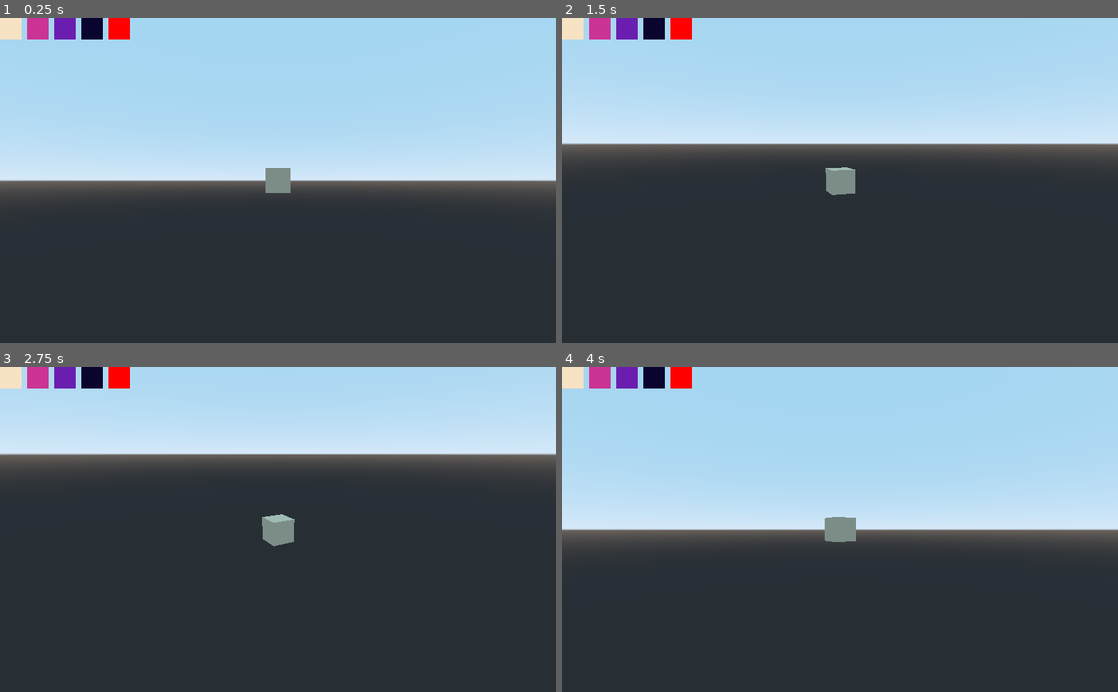
Above: before the commit, frames 1-4 (two rows, left to right).
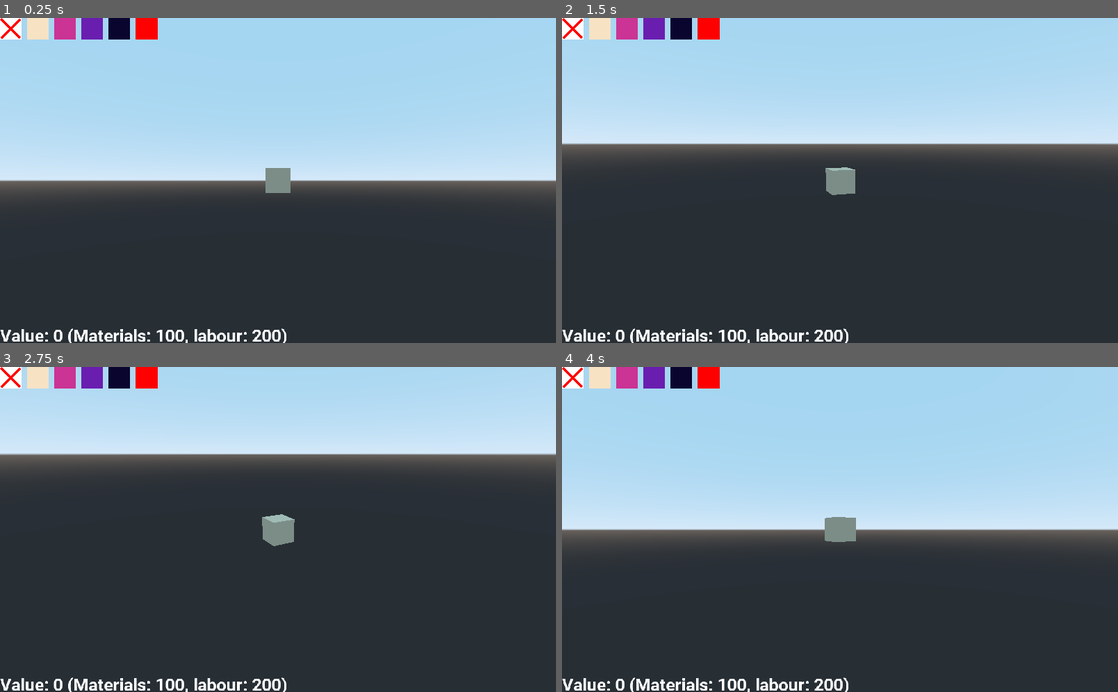
Above: after the commit, the same moments.

Repository: deengames-prototypes/3d-game
Game: Godot game, scene res://CoreGame.tscn
The game is run twice, just before and just after one commit, with the same random seed, the same clock (stepped at 60 frames per second) and the same inputs.
Inputs (mouse positions are in pixels of both pictures, inside the frame that each line leads up to):
- Up to frame 1 (0.25 s): no input
- Up to frame 2 (1.5 s): tap Enter at 0.5 s; move the mouse to (573, 27) at 0.52 s; hold Right (ui_right) 0.53-1.28 s; click (573, 27) at 0.67 s; tap Space at 1.25 s; move the mouse to (600, 27) at 1.27 s; hold Down (ui_down) from 1.28 s (still down); click (600, 27) at 1.42 s
- Up to frame 3 (2.75 s): tap Enter at 2 s; move the mouse to (66, 376) at 2.02 s; release Down (ui_down) at 2.03 s; hold Right (ui_right) from 2.03 s (still down); click (66, 376) at 2.17 s
- Up to frame 4 (4 s): tap Space at 2.75 s; move the mouse to (656, 376) at 2.77 s; release Right (ui_right) at 2.78 s; hold Up (ui_up) 2.78-3.53 s; click (656, 376) at 2.92 s; tap Enter at 3.5 s; move the mouse to (678, 376) at 3.52 s; hold Left (ui_left) from 3.53 s (still down); click (678, 376) at 3.67 s

The runs differ from the first frame. In frame 1, 2.5% of the frame differs, in the area x 0-52%, y 0-100%; in frame 2, 2.5%; in frame 3, 2.5%; in frame 4, 2.5%.

Commit message:
Erasing, some refactoring, value label

Diff:
--- a/prototypes/voxel-craft/CoreGame.gd
+++ b/prototypes/voxel-craft/CoreGame.gd
@@ -7,9 +7,6 @@
 func _ready():
 	# Update camera to look at the main/starter block
 	$MeshInstance/Spatial.set_target($MeshInstance)
-
-	var first_color = $CanvasLayer.get_children()[0]
-	$MeshInstance.change_color(first_color.color)
-
-#func _on_color_selected(color):
-#	_block_color = color
+	var first_color = $CanvasLayer.get_children()[1].color
+	$MeshInstance.change_color(first_color)
+	Globals.color = first_color
--- a/prototypes/voxel-craft/CoreGame.tscn
+++ b/prototypes/voxel-craft/CoreGame.tscn
@@ -1,9 +1,14 @@
-[gd_scene load_steps=5 format=2]
+[gd_scene load_steps=7 format=2]
 
 [ext_resource path="res://CoreGame.gd" type="Script" id=1]
 [ext_resource path="res://ExpandableCube.tscn" type="PackedScene" id=2]
 [ext_resource path="res://Spatial.gd" type="Script" id=3]
 [ext_resource path="res://PickableColor.tscn" type="PackedScene" id=4]
+[ext_resource path="res://Roboto-Bold.ttf" type="DynamicFontData" id=5]
+
+[sub_resource type="DynamicFont" id=1]
+size = 32
+font_data = ExtResource( 5 )
 
 [node name="Spatial" type="Spatial"]
 script = ExtResource( 1 )
@@ -18,25 +23,51 @@
 
 [node name="CanvasLayer" type="CanvasLayer" parent="."]
 
+[node name="Erase" parent="CanvasLayer" instance=ExtResource( 4 )]
+editor/display_folded = true
+
+[node name="1" parent="CanvasLayer/Erase" instance=ExtResource( 4 )]
+margin_left = 3.0
+margin_right = 53.0
+margin_bottom = 4.0
+rect_rotation = 45.0
+color = Color( 1, 0, 0, 1 )
+
+[node name="2" parent="CanvasLayer/Erase" instance=ExtResource( 4 )]
+margin_left = 1.0
+margin_top = 36.0
+margin_right = 51.0
+rect_rotation = -45.0
+color = Color( 1, 0, 0, 1 )
+
 [node name="White" parent="CanvasLayer" instance=ExtResource( 4 )]
+margin_left = 50.0
+margin_right = 90.0
 color = Color( 0.972549, 0.890196, 0.768627, 1 )
 
 [node name="Yellow" parent="CanvasLayer" instance=ExtResource( 4 )]
-margin_left = 50.0
-margin_right = 90.0
+margin_left = 100.0
+margin_right = 140.0
 color = Color( 0.8, 0.203922, 0.584314, 1 )
 
 [node name="Brown" parent="CanvasLayer" instance=ExtResource( 4 )]
-margin_left = 100.0
-margin_right = 140.0
+margin_left = 150.0
+margin_right = 190.0
 color = Color( 0.419608, 0.121569, 0.694118, 1 )
 
 [node name="Blue" parent="CanvasLayer" instance=ExtResource( 4 )]
-margin_left = 150.0
-margin_right = 190.0
+margin_left = 200.0
+margin_right = 240.0
 color = Color( 0.0431373, 0.0235294, 0.188235, 1 )
 
 [node name="Red" parent="CanvasLayer" instance=ExtResource( 4 )]
-margin_left = 200.0
-margin_right = 240.0
+margin_left = 250.0
+margin_right = 290.0
 color = Color( 1, 0, 0, 1 )
+
+[node name="Label" type="Label" parent="CanvasLayer"]
+margin_top = 568.0
+margin_right = 40.0
+margin_bottom = 600.0
+custom_fonts/font = SubResource( 1 )
+text = "Value: 0 (Materials: 100, labour: 200)"
--- a/prototypes/voxel-craft/ExpandableCube.gd
+++ b/prototypes/voxel-craft/ExpandableCube.gd
@@ -2,15 +2,23 @@
 
 var ExpandableCube = load("res://ExpandableCube.tscn")
 
+func _init():
+	Globals.num_cubes += 1
+
 func _on_Area_input_event(camera, event, click_position, click_normal, shape_idx):
 	if event is InputEventMouseButton and event.pressed:
-		print("Old block was a " + str(self.get_surface_material(0).albedo_color))
-		var cube = ExpandableCube.instance()
 
-		click_position = Vector3(round(click_position.x), round(click_position.y), round(click_position.z))
-		cube.translation = click_position
-		self.get_parent().add_child(cube)
-		cube.change_color(Global.color)
+		if Globals.is_erase and Globals.num_cubes > 1:
+			Globals.num_cubes -= 1
+			self.get_parent().remove_child(self)
+			self.queue_free()
+		else:
+			var cube = ExpandableCube.instance()
+			click_position = Vector3(round(click_position.x), round(click_position.y), round(click_position.z))
+			cube.translation = click_position
+			self.get_parent().add_child(cube)
+			cube.change_color(Globals.color)
+			Globals.num_cubes += 1
 
 func change_color(color):
 	var surface_material = self.get_surface_material(0).duplicate()
--- a/prototypes/voxel-craft/Global.gd
+++ /dev/null
@@ -1,3 +0,0 @@
-extends Node
-
-var color:Color = Color.white
--- /dev/null
+++ b/prototypes/voxel-craft/Globals.gd
@@ -0,0 +1,5 @@
+extends Node
+
+var color:Color = Color.white
+var is_erase:bool = false
+var num_cubes = 0
--- a/prototypes/voxel-craft/PickableColor.gd
+++ b/prototypes/voxel-craft/PickableColor.gd
@@ -6,4 +6,9 @@
 func _on_Area2D_input_event(viewport, event, shape_idx):
 	if event is InputEventMouseButton and event.is_pressed():
 		#self.emit_signal("color_selected", self.color)
-		Global.color = self.color
+		# super, duper, uber back
+		if self.color == Color.white or self.color == Color.red:
+			Globals.is_erase = true
+		else:
+			Globals.color = self.color
+			Globals.is_erase = false
--- a/prototypes/voxel-craft/project.godot
+++ b/prototypes/voxel-craft/project.godot
@@ -21,7 +21,7 @@
 
 [autoload]
 
-Global="*res://Global.gd"
+Globals="*res://Globals.gd"
 
 [rendering]
 
Binary file added: prototypes/voxel-craft/Roboto-Bold.ttf
